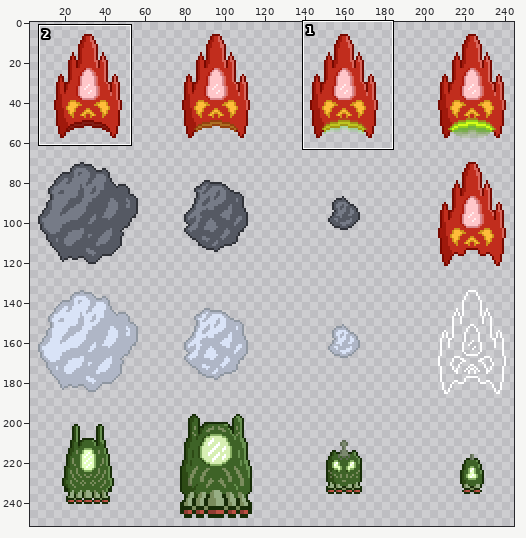
Sprite sheet, stored at res/img/tile01.png. Above: a wide view before the commit, with the close-up outlined.
Close-up. Before:
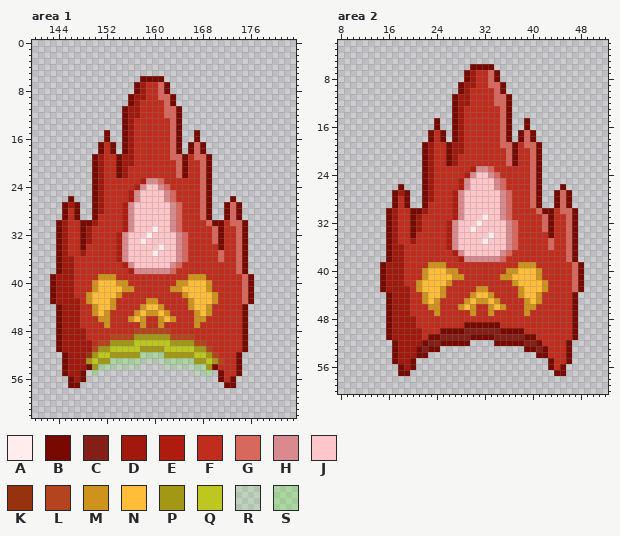
The file is 256x256 pixels. Pixels under 10% opacity are left out. Colours within 5 levels of each other are drawn and written as one. Shown: area 1: x 140..183, y 0..62; area 2: x 8..52, y 2..60. The wide view leaves out empty margins. The commit also changed other parts of the picture, which this record leaves out.
Palette (. is transparent): A #ffedee  B #770900  C #821f16  D #a0190c  E #af1b0e  F #c12d1d  G #d8675d  H #d88a8e  J #ffc6c9  K #96330e  L #b3441d  M #ce931c  N #ffbd3a  P #a29816  Q #bec720  R #4ef01f1d  S #4ef01f43
The result:
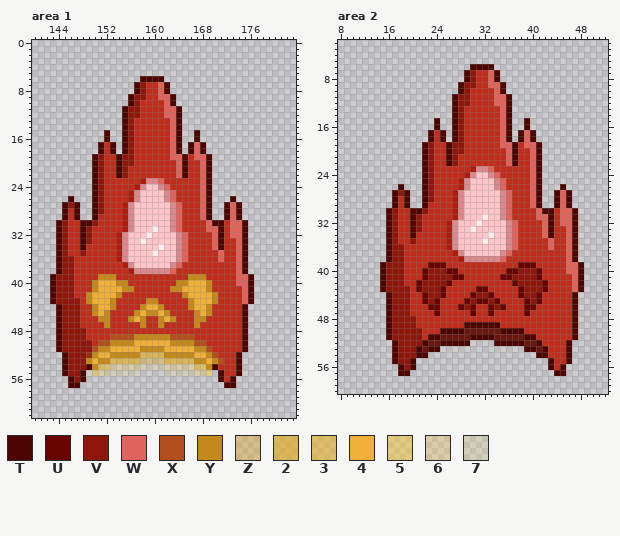
Colours new in this view: T #4c0500  U #680300  V #8e160b  W #e0645c  X #b34e1d  Y #c4891b  Z #dba2165f  2 #e0aa19a5  3 #e8b31b90  4 #efaf39  5 #f7c52074  6 #ffc91f37  7 #ffd91f1d
Difference:
colour C: #821f16 -> #681711
Area 1:
y 6: x 158..161 BBBB -> TTTT
y 7..8: x 157..158 BD -> TV; x 161..162 GB -> WT
y 9: x 156..158 BDD -> TVV; x 161..163 GGB -> WWT
y 10: x 156..157 BD -> TV; x 162..163 GB -> WT
y 11..12: x 155..157 BDD -> TVV; x 162..164 GGB -> WWT
y 13..14: x 155..156 BD -> TV; x 163..164 GB -> WT
y 15..16: x 152 B -> T; x 155..156 BD -> TV; x 163..164 GB -> WT; x 167 B -> T
y 17..18: x 151 B -> T; x 153 B -> T; x 155..156 BD -> TV; x 163..164 GB -> WT; x 166..168 BGB -> TWT
y 19: x 150..151 BD -> TV; x 154..156 BDD -> TVV; x 163..165 GGB -> WWT; x 167..169 GGB -> WWT
y 20: x 150..151 BD -> TV; x 154..156 BDD -> TVV; x 164..165 GB -> WT; x 168..169 GB -> WT
y 21..22: x 150..151 BD -> TV; x 154..155 BD -> TV; x 164..165 GB -> WT; x 168..169 GB -> WT
y 23: x 150..151 BD -> TV; x 161 G -> W; x 168..169 GB -> WT
y 24: x 150..151 BD -> TV; x 162 G -> W; x 168..169 GB -> WT
y 25: x 150..151 BD -> TV; x 163 G -> W; x 168..169 GB -> WT
y 26: x 146 B -> T; x 150..151 BD -> TV; x 163 G -> W; x 168..169 GB -> WT; x 173 B -> T
y 27: x 145..147 BDB -> TVT; x 150..151 BD -> TV; x 164 G -> W; x 168..169 GB -> WT; x 172..174 BGB -> TWT
y 28: x 145 B -> T; x 147 B -> T; x 150..151 BD -> TV; x 164 G -> W; x 168..169 GB -> WT; x 172..174 BGB -> TWT
y 29: x 145 B -> T; x 147 B -> T; x 150 B -> T; x 164 G -> W; x 168..169 GB -> WT; x 172..174 BGB -> TWT
y 30: x 144..145 BD -> TV; x 148..150 BBD -> TTV; x 164 G -> W; x 169..171 GBB -> WTT; x 173..175 GGB -> WWT
y 31: x 144..145 BD -> TV; x 148..149 BD -> TV; x 164 G -> W; x 169..171 FGB -> WWT; x 173..175 FGB -> WWT
y 32: x 144..145 BD -> TV; x 148..149 BD -> TV; x 165 G -> W; x 170..171 GB -> WT; x 173..175 FGB -> WWT
y 33: x 144..145 BD -> TV; x 148..149 BD -> TV; x 165 G -> W; x 170..171 GB -> WT; x 174..175 GB -> WT
y 34: x 144..145 BD -> TV; x 148 B -> T; x 165 G -> W; x 170..171 FB -> WT; x 174..175 GB -> WT
y 35: x 144..145 BD -> TV; x 148 D -> V; x 165 G -> W; x 171 G -> W; x 174..175 GB -> WT
y 36: x 144..146 BDD -> TVV; x 165 G -> W; x 171 G -> W; x 174..175 GB -> WT
y 37: x 144..146 BDD -> TVV; x 164 G -> W; x 174..175 GB -> WT
y 38: x 144..146 BDD -> TVV; x 163 G -> W; x 174..175 GB -> WT
y 39: x 143..146 BDDD -> TVVV; x 151..153 MMM -> YYY; x 166..168 MMM -> YYY; x 174..176 FGB -> WWT
y 40: x 143..146 BDDD -> TVVV; x 150..155 MNNNMM -> Y444YY; x 164..169 MMNNNM -> YY444Y; x 174..176 FGB -> WWT
y 41: x 143..146 BDDD -> TVVV; x 150..156 MNNNNMM -> Y4444YY; x 163..169 MMNNNNM -> YY4444Y; x 175..176 GB -> WT
y 42: x 143..146 BDDD -> TVVV; x 149..154 MNNNNM -> Y4444Y; x 165..170 MNNNNM -> Y4444Y; x 175..176 GB -> WT
y 43: x 143..147 BDDDD -> TVVVV; x 149..153 MNNNM -> Y444Y; x 159..160 MM -> YY; x 166..170 MNNNM -> Y444Y; x 175..176 GB -> WT
y 44: x 144..147 BDDD -> TVVV; x 150..153 MNNM -> Y44Y; x 158..161 MNNM -> Y44Y; x 166..169 MNNM -> Y44Y; x 175 B -> T
y 45: x 144..147 BDDD -> TVVV; x 150..152 MNM -> Y4Y; x 157..162 MNMMNM -> Y4YY4Y; x 167..169 MNM -> Y4Y; x 175 B -> T
y 46: x 144..147 BDDD -> TVVV; x 151..152 MM -> YY; x 156..158 MNM -> Y4Y; x 161..163 MNM -> Y4Y; x 167..168 MM -> YY; x 175 B -> T
y 47: x 144..147 BDDD -> TVVV; x 152 M -> Y; x 158 M -> Y; x 161 M -> Y; x 167 M -> Y; x 175 B -> T
y 48: x 144..148 BDDDD -> TVVVV; x 157..162 LLLLLL -> FFFFFF; x 175 B -> T
y 49: x 144..148 BDDDD -> TVVVV; x 153..166 LLLLPPPPPPLLLL -> XXXXYYYYYYXXXX; x 175 B -> T
y 50: x 144..149 BDDDDD -> TVVVVV; x 151..168 LLPPPPQQQQQQPPPPLL -> XXYYYY444444YYYYXX; x 175 B -> T
y 51: x 144..169 BDDDDDLPPQQQQQPPPPQQQQQPPL -> TVVVVVXYY44444YYYY44444YYX; x 175 B -> T
y 52: x 145..148 BDDD -> TVVV; x 150..170 PQQPPPPPSSSSPPPPPQQPL -> Y44YYYYY2222YYYYY44YX; x 174 B -> T
y 53: x 145..171 BDDDPQPPSSSSSRRRRSSSSSPPQPL -> TVVVY4YY22222ZZZZ22222YY4YX; x 174 B -> T
y 54: x 145..170 BDDDBPSSRRRRR....RRRRRSSPB -> TVVVTY336666677776666633YT; x 174 B -> T
y 55: x 145..148 BDDB -> TVVT; x 150..157 S....... -> 56677777; x 162..169 .....RRS -> 77777665; x 171 B -> T; x 174 B -> T
y 56: x 146..148 BDB -> TVT; x 171 B -> T; x 173 B -> T
y 57: x 146..147 BB -> TT; x 172..173 BB -> TT
Area 2:
y 6: x 30..33 BBBB -> TTTT
y 7..8: x 29..30 BD -> TV; x 33..34 GB -> WT
y 9: x 28..30 BDD -> TVV; x 33..35 GGB -> WWT
y 10: x 28..29 BD -> TV; x 34..35 GB -> WT
y 11..12: x 27..29 BDD -> TVV; x 34..36 GGB -> WWT
y 13..14: x 27..28 BD -> TV; x 35..36 GB -> WT
y 15..16: x 24 B -> T; x 27..28 BD -> TV; x 35..36 GB -> WT; x 39 B -> T
y 17..18: x 23 B -> T; x 25 B -> T; x 27..28 BD -> TV; x 35..36 GB -> WT; x 38..40 BGB -> TWT
y 19: x 22..23 BD -> TV; x 26..28 BDD -> TVV; x 35..37 GGB -> WWT; x 39..41 GGB -> WWT
y 20: x 22..23 BD -> TV; x 26..28 BDD -> TVV; x 36..37 GB -> WT; x 40..41 GB -> WT
y 21..22: x 22..23 BD -> TV; x 26..27 BD -> TV; x 36..37 GB -> WT; x 40..41 GB -> WT
y 23: x 22..23 BD -> TV; x 33 G -> W; x 40..41 GB -> WT
y 24: x 22..23 BD -> TV; x 34 G -> W; x 40..41 GB -> WT
y 25: x 22..23 BD -> TV; x 35 G -> W; x 40..41 GB -> WT
y 26: x 18 B -> T; x 22..23 BD -> TV; x 35 G -> W; x 40..41 GB -> WT; x 45 B -> T
y 27: x 17..19 BDB -> TVT; x 22..23 BD -> TV; x 36 G -> W; x 40..41 GB -> WT; x 44..46 BGB -> TWT
y 28: x 17 B -> T; x 19 B -> T; x 22..23 BD -> TV; x 36 G -> W; x 40..41 GB -> WT; x 44..46 BGB -> TWT
y 29: x 17 B -> T; x 19 B -> T; x 22 B -> T; x 36 G -> W; x 40..41 GB -> WT; x 44..46 BGB -> TWT
y 30: x 16..17 BD -> TV; x 20..22 BBD -> TTV; x 36 G -> W; x 41..43 GBB -> WTT; x 45..47 GGB -> WWT
y 31: x 16..17 BD -> TV; x 20..21 BD -> TV; x 36 G -> W; x 41..43 FGB -> WWT; x 45..47 FGB -> WWT
y 32: x 16..17 BD -> TV; x 20..21 BD -> TV; x 37 G -> W; x 42..43 GB -> WT; x 45..47 FGB -> WWT
y 33: x 16..17 BD -> TV; x 20..21 BD -> TV; x 37 G -> W; x 42..43 GB -> WT; x 46..47 GB -> WT
y 34: x 16..17 BD -> TV; x 20 B -> T; x 37 G -> W; x 42..43 FB -> WT; x 46..47 GB -> WT
y 35: x 16..17 BD -> TV; x 20 D -> V; x 37 G -> W; x 43 G -> W; x 46..47 GB -> WT
y 36: x 16..18 BDD -> TVV; x 37 G -> W; x 43 G -> W; x 46..47 GB -> WT
y 37: x 16..18 BDD -> TVV; x 36 G -> W; x 46..47 GB -> WT
y 38: x 16..18 BDD -> TVV; x 35 G -> W; x 46..47 GB -> WT
y 39: x 15..18 BDDD -> TVVV; x 23..25 MMM -> UUU; x 38..40 MMM -> UUU; x 46..48 FGB -> WWT
y 40: x 15..18 BDDD -> TVVV; x 22..27 MNNNMM -> UVVVUU; x 36..41 MMNNNM -> UUVVVU; x 46..48 FGB -> WWT
y 41: x 15..18 BDDD -> TVVV; x 22..28 MNNNNMM -> UVVVVUU; x 35..41 MMNNNNM -> UUVVVVU; x 47..48 GB -> WT
y 42: x 15..18 BDDD -> TVVV; x 21..26 MNNNNM -> UVVVVU; x 37..42 MNNNNM -> UVVVVU; x 47..48 GB -> WT
y 43: x 15..19 BDDDD -> TVVVV; x 21..25 MNNNM -> UVVVU; x 31..32 MM -> UU; x 38..42 MNNNM -> UVVVU; x 47..48 GB -> WT
y 44: x 16..19 BDDD -> TVVV; x 22..25 MNNM -> UVVU; x 30..33 MNNM -> UVVU; x 38..41 MNNM -> UVVU; x 47 B -> T
y 45: x 16..19 BDDD -> TVVV; x 22..24 MNM -> UVU; x 29..34 MNMMNM -> UVUUVU; x 39..41 MNM -> UVU; x 47 B -> T
y 46: x 16..19 BDDD -> TVVV; x 23..24 MM -> UU; x 28..30 MNM -> UVU; x 33..35 MNM -> UVU; x 39..40 MM -> UU; x 47 B -> T
y 47: x 16..19 BDDD -> TVVV; x 24 M -> U; x 30 M -> U; x 33 M -> U; x 39 M -> U; x 47 B -> T
y 48: x 16..20 BDDDD -> TVVVV; x 47 B -> T
y 49: x 16..20 BDDDD -> TVVVV; x 29..34 BBBBBB -> TTTTTT; x 47 B -> T
y 50: x 16..21 BDDDDD -> TVVVVV; x 25..28 BBBB -> TTTT; x 35..38 BBBB -> TTTT; x 47 B -> T
y 51: x 16..21 BDDDDD -> TVVVVV; x 23..24 BB -> TT; x 30..33 BBBB -> TTTT; x 39..40 BB -> TT; x 47 B -> T
y 52: x 17..22 BDDDDB -> TVVVVT; x 25..29 BBBBB -> TTTTT; x 34..38 BBBBB -> TTTTT; x 41 B -> T; x 46 B -> T
y 53: x 17..21 BDDDB -> TVVVT; x 23..24 BB -> TT; x 39..40 BB -> TT; x 42 B -> T; x 46 B -> T
y 54: x 17..22 BDDDBB -> TVVVTT; x 41..42 BB -> TT; x 46 B -> T
y 55: x 17..20 BDDB -> TVVT; x 43 B -> T; x 46 B -> T
y 56: x 18..20 BDB -> TVT; x 43 B -> T; x 45 B -> T
y 57: x 18..19 BB -> TT; x 44..45 BB -> TT
